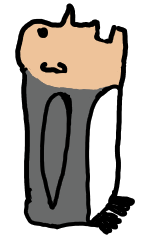
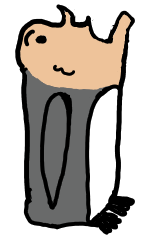
The second 164 × 244 image is a revision of the first. Changes to its layers:
removed layer "Layer 2(pasted)" over [24, 3, 135, 76]
added layer "Copy of Layer 2(pasted) Merged" (1st of 2) above "Copy of Layer 2(pasted) Merged" over [24, 3, 135, 76]
